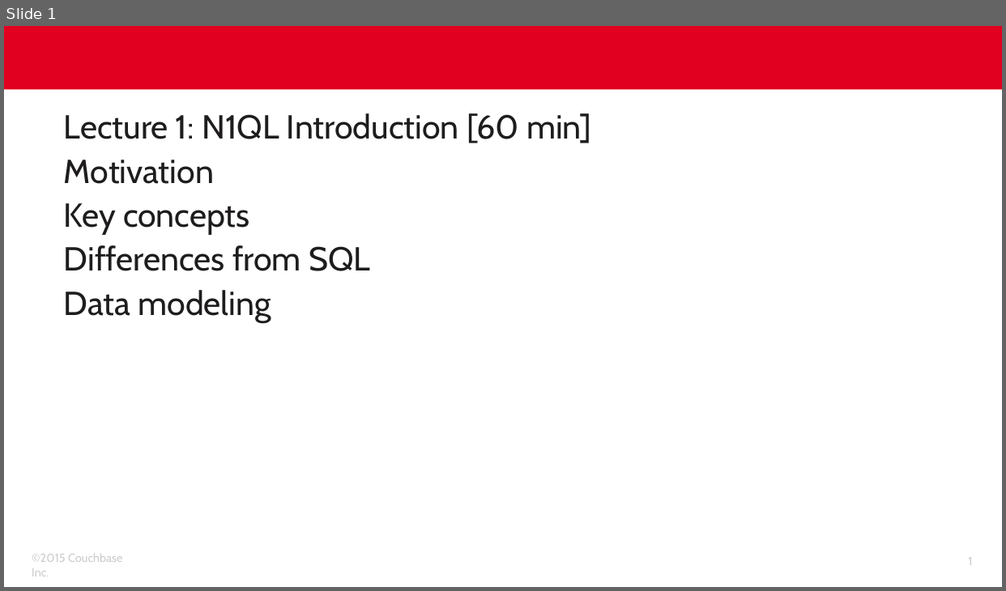
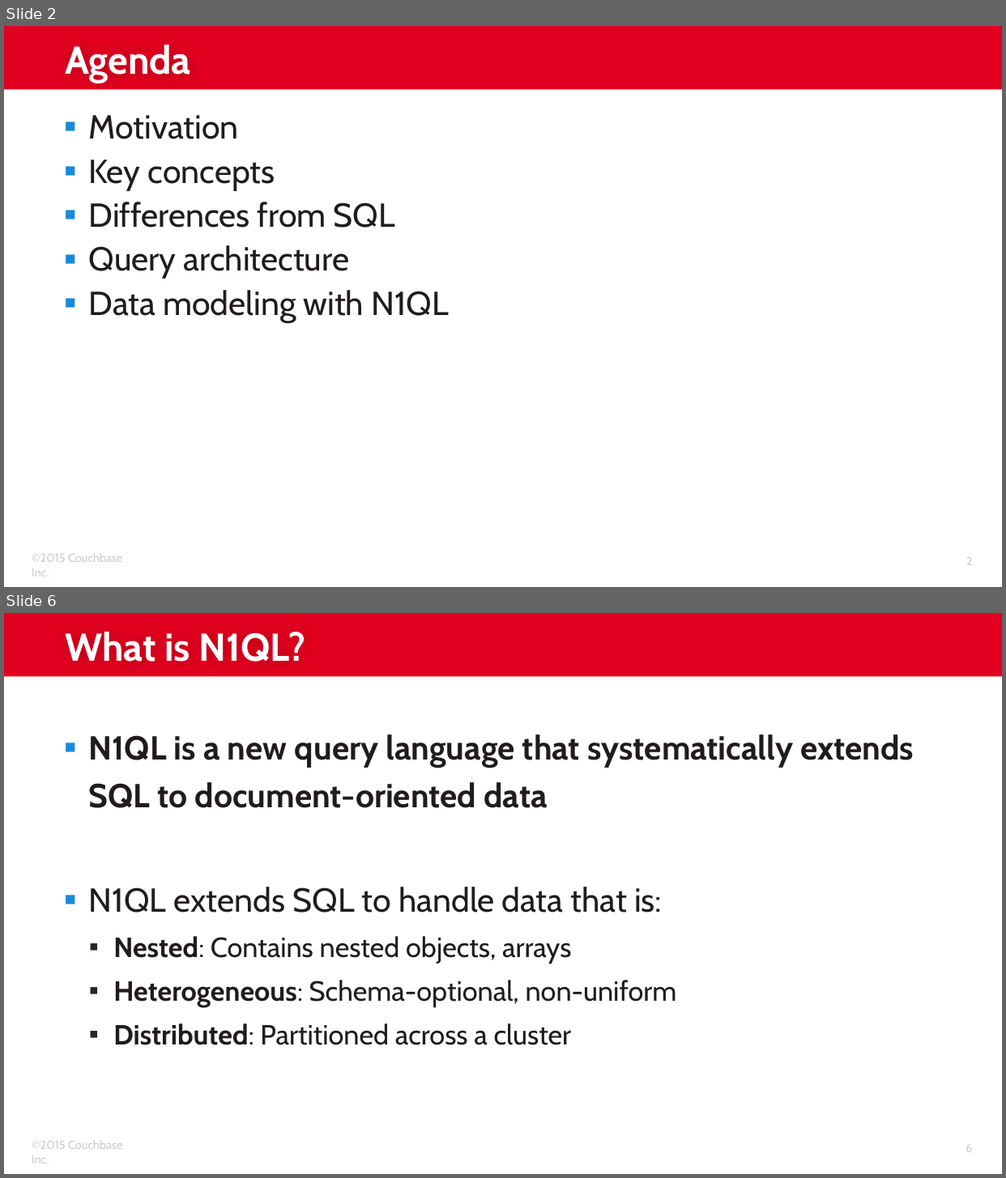
Before and after one commit to subalakr/workshop, a slide deck: server/presentations/Lec-03_N1QL_Introduction.pptx. Shown one above the other, each under a label of ours: slide 1 before the commit, slides 2 and 6 after it; the slides between them are not shown. The pictures are 1006x591 and 1006x1178 pixels, drawn with LibreOffice and Linux fonts; fonts in the diff are those of the drawing; background and template pictures are left out. Boxes give left, top, right and bottom in pixels: in the first picture for what was removed or moved away, otherwise in the second. Text is boxed around its words. In the diff, an @@ line names an element or a change of style, - is before the commit and + after.

```diff
--- a/server/presentations/Lec-03_N1QL_Introduction.pptx
+++ b/server/presentations/Lec-03_N1QL_Introduction.pptx
@@ slide 6 added at <box>4,613,1002,1174</box>, background #FFFFFF; not listed: 3 template elements that a slide beside it also shows @@
@@ title added at <box>65,632,306,662</box>, 28 pt, text #FFFFFF, bold @@
+What is N1QL?
@@ text added at <box>89,735,914,1046</box>, 20 pt, text #1E1C1C @@
+▪ N1QL is a new query language that systematically extends SQL to document-oriented data
+▪ N1QL extends SQL to handle data that is:
+  ▪ Nested: Contains nested objects, arrays
+  ▪ Heterogeneous: Schema-optional, non-uniform
+  ▪ Distributed: Partitioned across a cluster
@@ what was slide 1 is now slide 2 @@
@@ slide 2 changed as well @@
@@ title added at <box>65,45,191,83</box>, 28 pt, text #FFFFFF, bold @@
+Agenda
@@ text at <box>64,113,591,143</box>: paragraph removed @@
-Lecture 1: N1QL Introduction [60 min]
@@ text at <box>89,115,395,228</box>: bullet none to ▪ @@
@@ text at <box>89,246,450,323</box>: text changed @@
-Data modeling
+▪ Query architecture
+▪ Data modeling with N1QL
@@ page number at <box>966,557,973,565</box>: text changed @@
-1
+2
```
Also in this commit, not shown: 27 other slides added, 13 slides removed.
